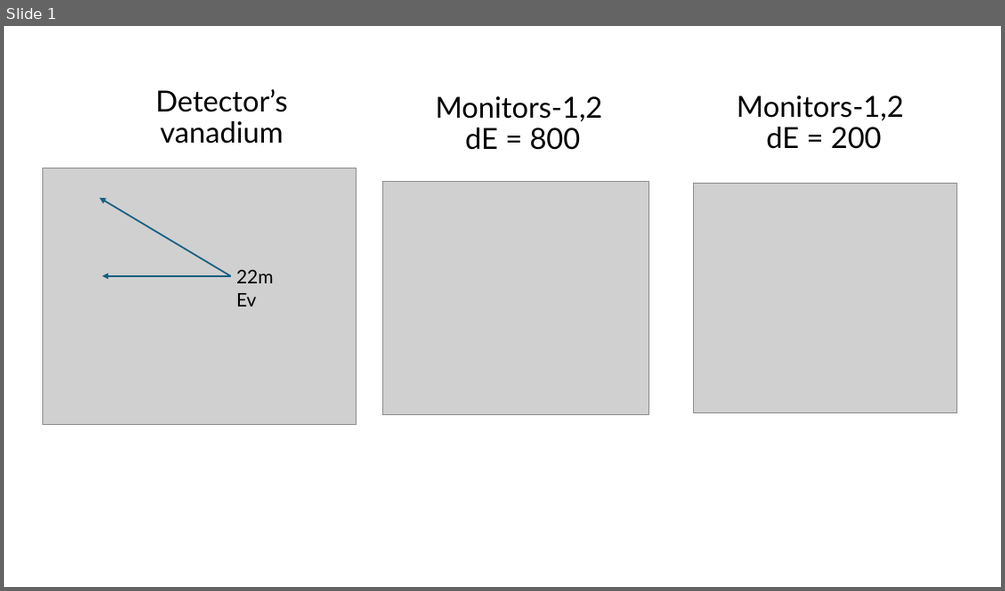
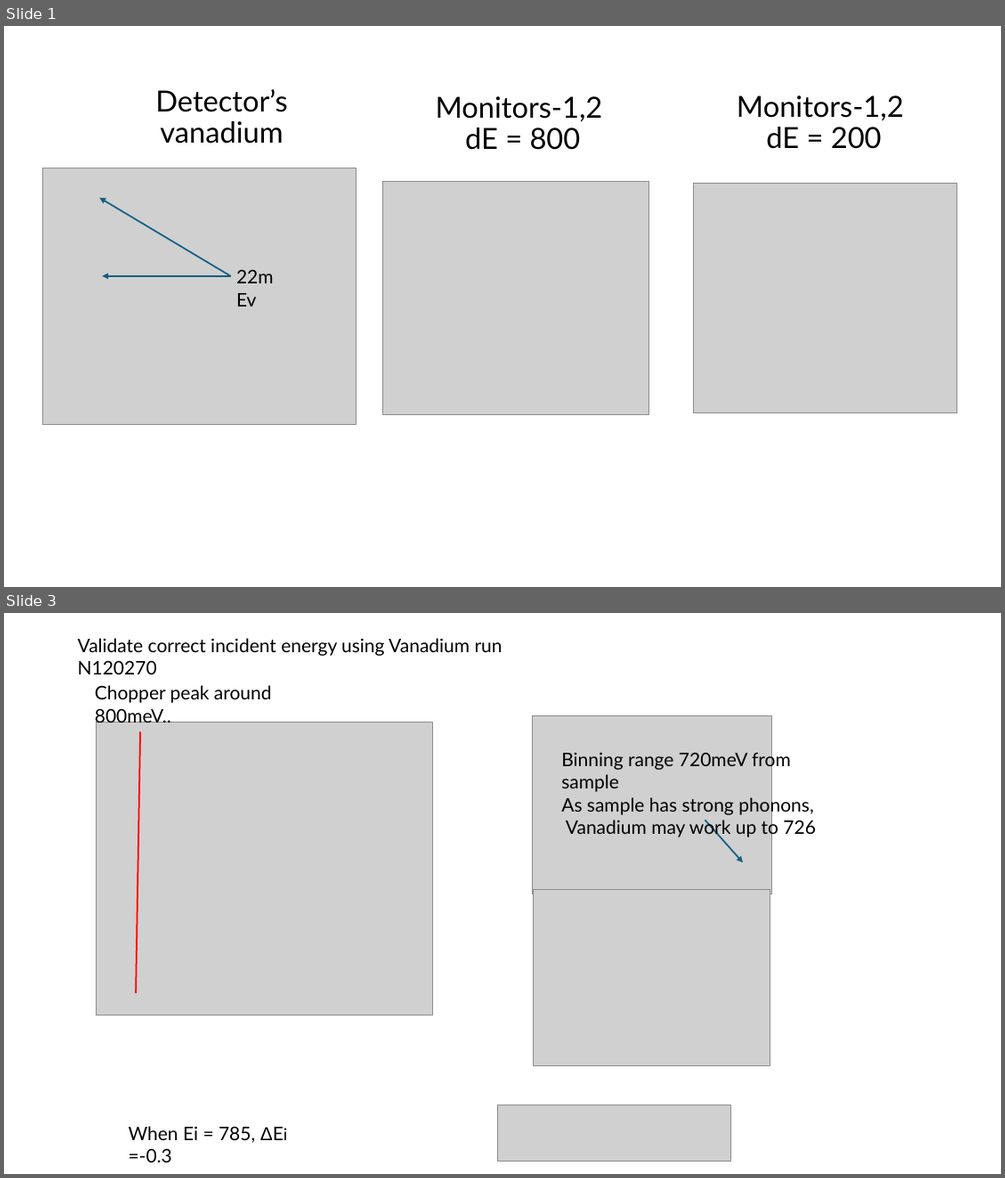
Before and after one commit to abuts/Fe, a slide deck: Data/sources/reduction/Mantid_nxspe_2024/cycle06_05/EiAndElasticLineForRuns.pptx. Shown one above the other, each under a label of ours: slide 1 before the commit, slides 1 and 3 after it; the slides between them are not shown. The pictures are 1005x591 and 1005x1178 pixels, drawn with LibreOffice and Linux fonts; fonts in the diff are those of the drawing; grey boxes stand for pictures. Boxes give left, top, right and bottom in pixels: in the first picture for what was removed or moved away, otherwise in the second. Text is boxed around its words. In the diff, an @@ line names an element or a change of style, - is before the commit and + after.

```diff
--- a/Data/sources/reduction/Mantid_nxspe_2024/cycle06_05/EiAndElasticLineForRuns.pptx
+++ b/Data/sources/reduction/Mantid_nxspe_2024/cycle06_05/EiAndElasticLineForRuns.pptx
@@ slide 3 added at <box>4,613,1001,1174</box>, background #FFFFFF @@
@@ text added at <box>78,638,502,674</box>, 18 pt, text #000000 @@
+Validate correct incident energy using Vanadium run N120270
@@ text added at <box>95,685,272,726</box>, 18 pt, text #000000 @@
+Chopper peak around 800meV..
@@ picture added at <box>532,715,771,893</box> @@
@@ picture added at <box>96,722,432,1015</box> @@
@@ line added from (136, 993) to (140, 732), #FF0000 1.5 pt @@
@@ text added at <box>561,750,816,838</box>, 18 pt, text #000000 @@
+Binning range 720meV from sample
+As sample has strong phonons,
+Vanadium may work up to 726
@@ arrow added from (704, 820) to (743, 863), #156082 1.5 pt @@
@@ picture added at <box>534,890,769,1065</box> @@
@@ picture added at <box>497,1104,730,1161</box> @@
@@ text added at <box>129,1126,255,1162</box>, 18 pt, text #000000 @@
+When Ei = 785, ΔEi =-0.3
```
Also in this commit, not shown: 2 slides changed, 10 other files.
